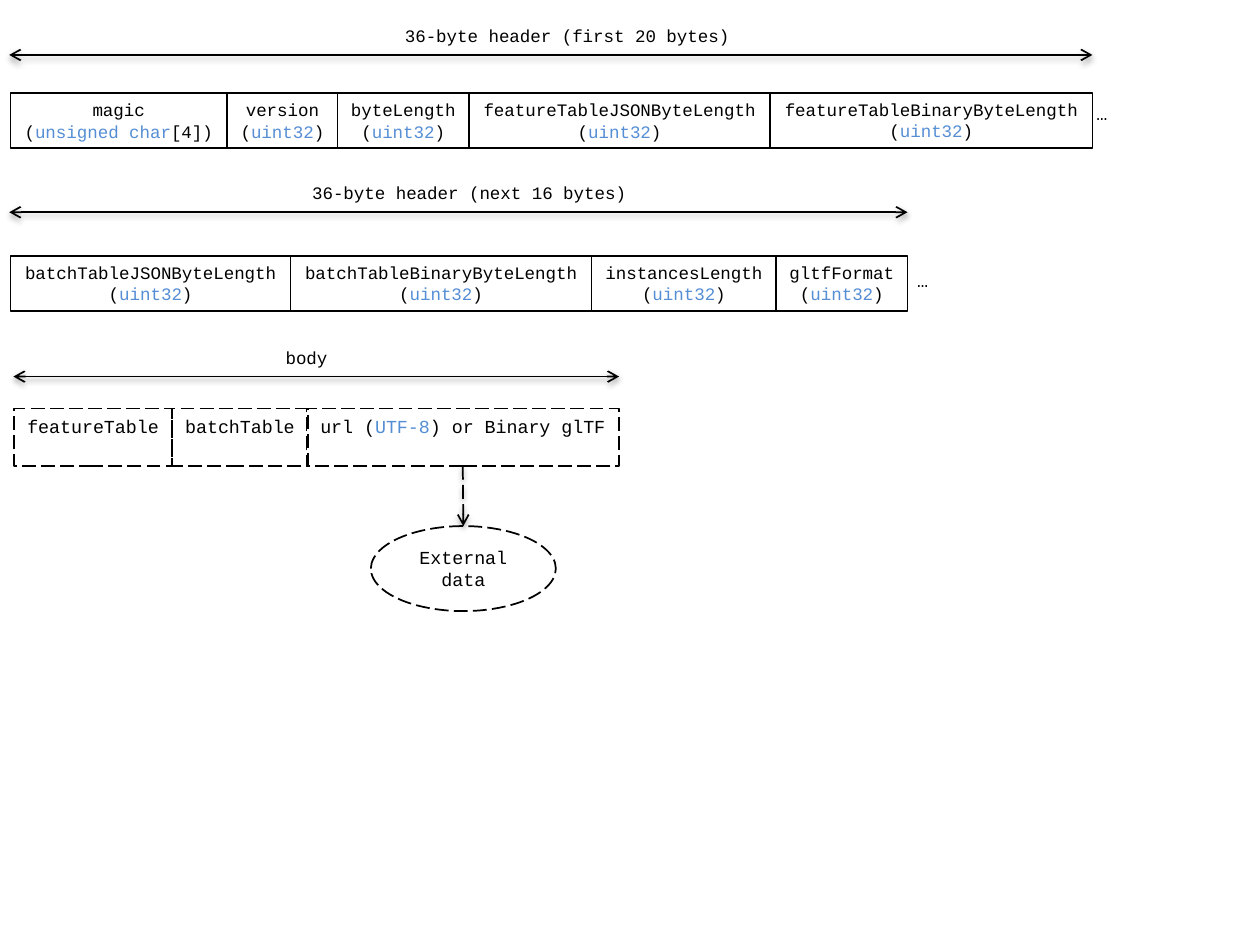
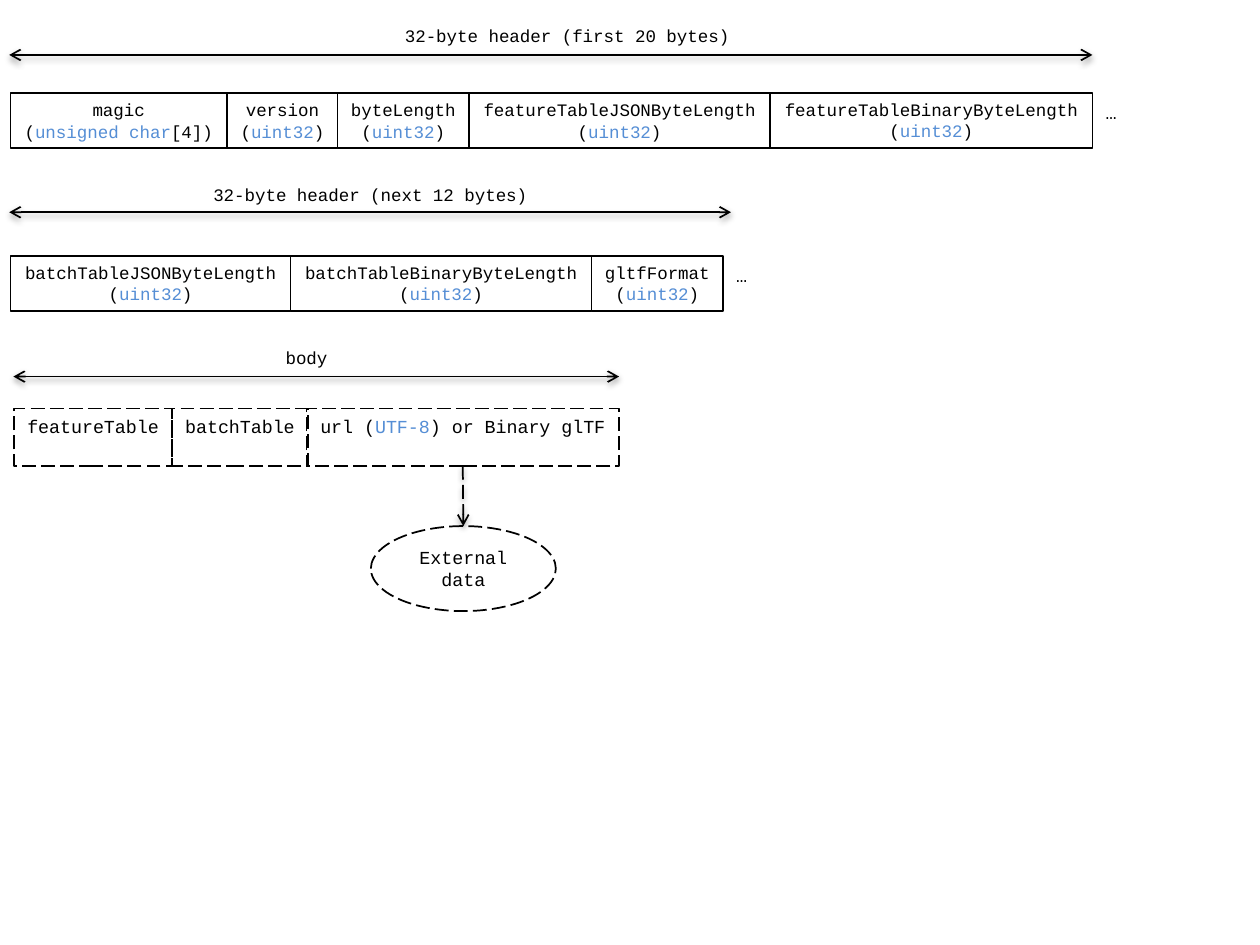
Before and after one commit to CesiumGS/3d-tiles, a slide deck: slide 1 of TileFormats/Instanced3DModel/figures/header-layout.pptx. Drawn at 1260x945 pixels with LibreOffice and Linux fonts; fonts in the diff are those of the drawing. Boxes give left, top, right and bottom in pixels: in the first picture for what was removed or moved away, otherwise in the second. Text is boxed around its words. In the diff, an @@ line names an element or a change of style, - is before the commit and + after.

Commit message:
Header consistency fixes

```diff
--- a/TileFormats/Instanced3DModel/figures/header-layout.pptx
+++ b/TileFormats/Instanced3DModel/figures/header-layout.pptx
@@ text at [405,30,729,46]: text changed @@
-36-byte header (first 20 bytes)
+32-byte header (first 20 bytes)
@@ text "…": place and size @@
-text "…" at [1084,97,1120,156]
+text "…" at [1092,94,1129,154]
@@ text at [213,188,527,205]: text changed @@
-36-byte header (next 16 bytes)
+32-byte header (next 12 bytes)
@@ double arrow moved from (9, 212) - (907, 212) to (9, 212) - (731, 212) @@
@@ rectangle "gltfFormat": place and size @@
-rectangle "gltfFormat" at [592,256,776,311]
+rectangle "gltfFormat" at [592,256,723,311]
@@ text in rectangle at [605,267,710,283]: text changed @@
-instancesLength
+gltfFormat
@@ text "…": place and size @@
-text "…" at [903,263,940,323]
+text "…" at [723,258,760,318]
@@ rectangle removed at [776,256,907,311] @@
-gltfFormat
-(uint32)
```
Also in this commit, not shown: 2 other files.
